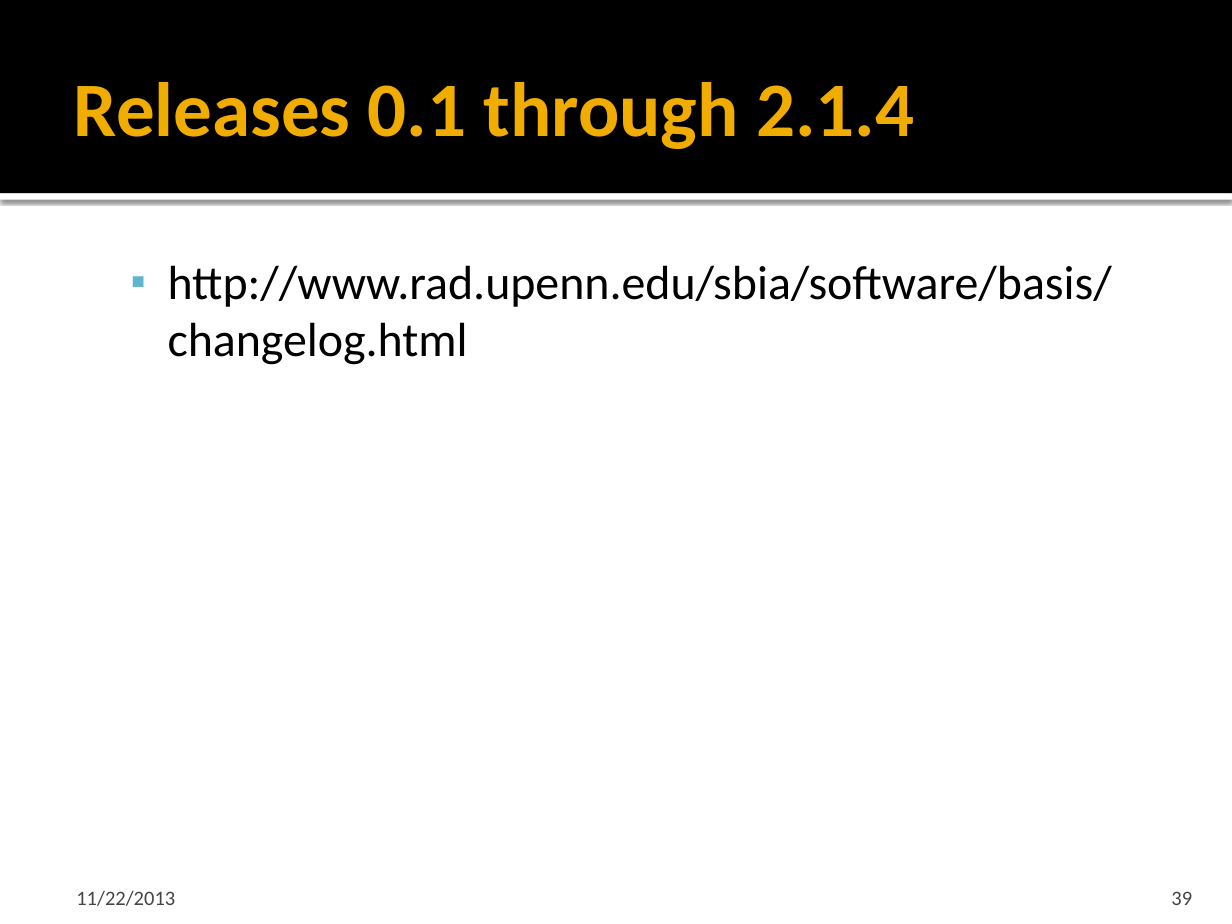
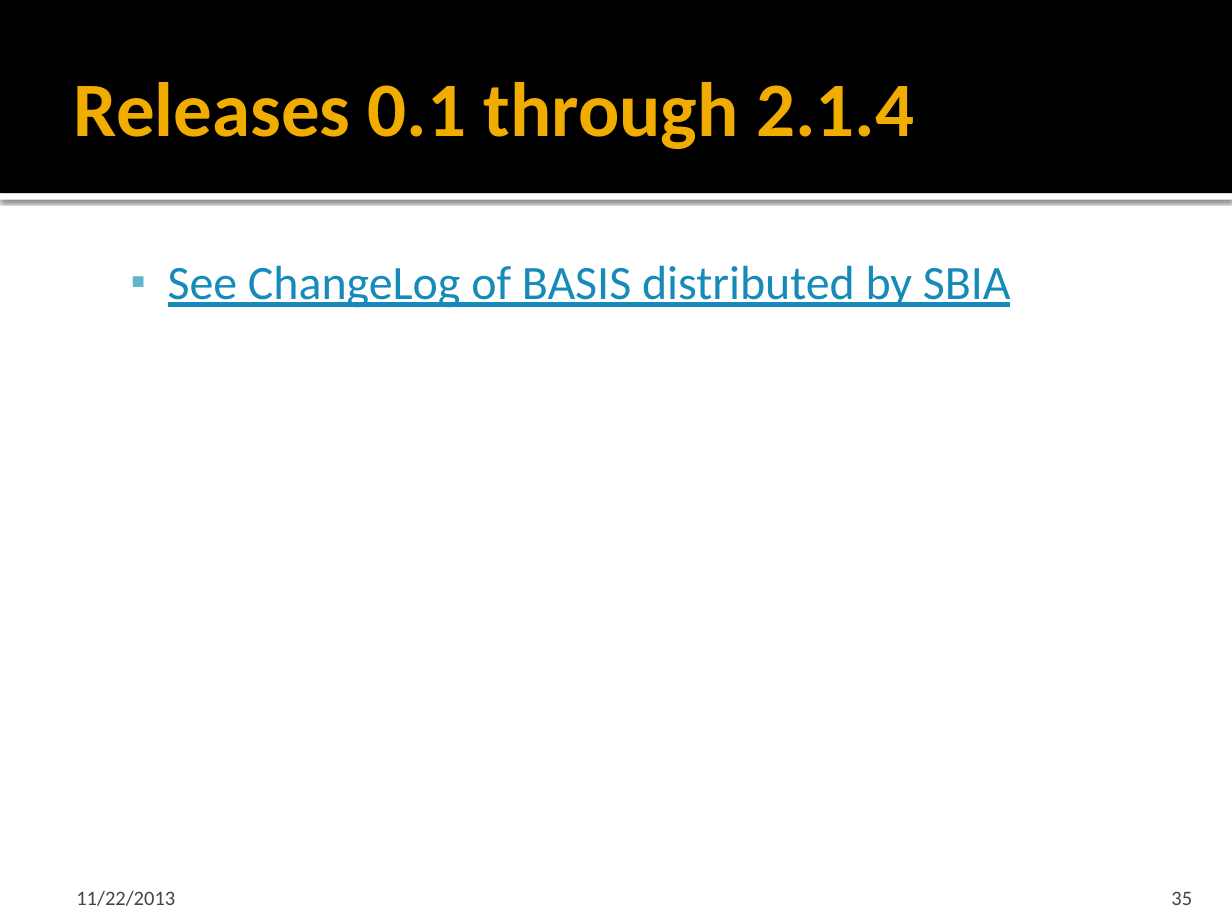
Before and after one commit to cmake-basis/legacy, a slide deck: slide 35 of doc/BASIS_Introduction.pptx (slide 39 before the commit). Drawn at 1232x924 pixels with LibreOffice and Linux fonts; fonts in the diff are those of the drawing. Boxes give left, top, right and bottom in pixels: in the first picture for what was removed or moved away, otherwise in the second. Text is boxed around its words. In the diff, an @@ line names an element or a change of style, - is before the commit and + after.

```diff
--- a/doc/BASIS_Introduction.pptx
+++ b/doc/BASIS_Introduction.pptx
@@ text at (x1=168, y1=265, x2=1011, y2=308): text changed; text colour #000000 to #168BBA @@
-  ▪ http://www.rad.upenn.edu/sbia/software/basis/changelog.html
+  ▪ See ChangeLog of BASIS distributed by SBIA
@@ page number at (x1=1171, y1=891, x2=1192, y2=905): text changed @@
-39
+35
```
Also in this commit, not shown: 10 other slides changed, 4 slides removed, 1 other file.
